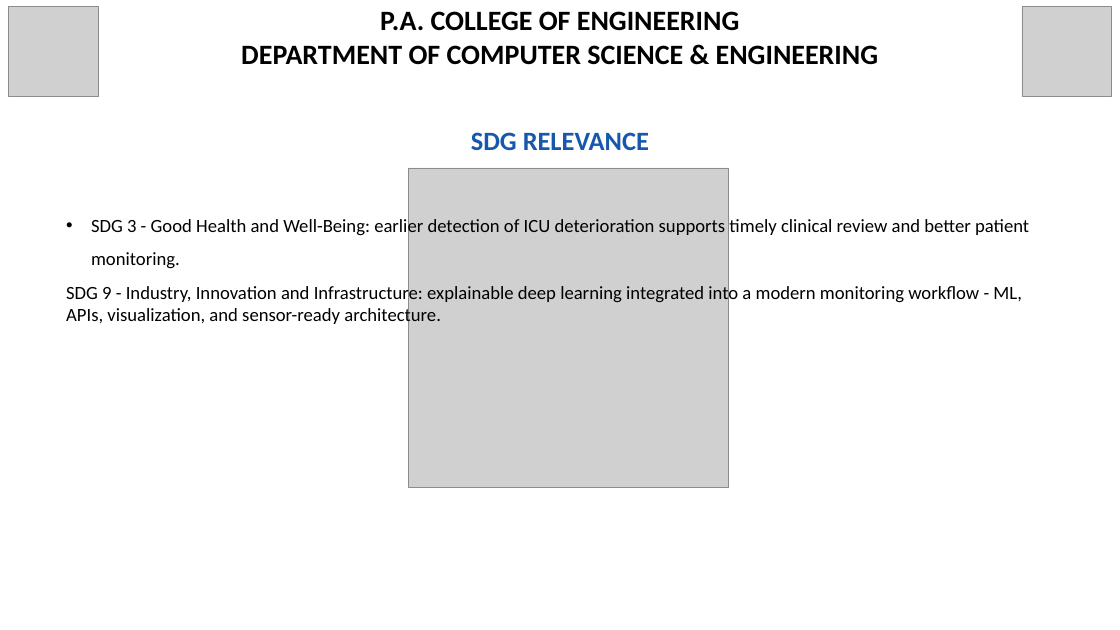
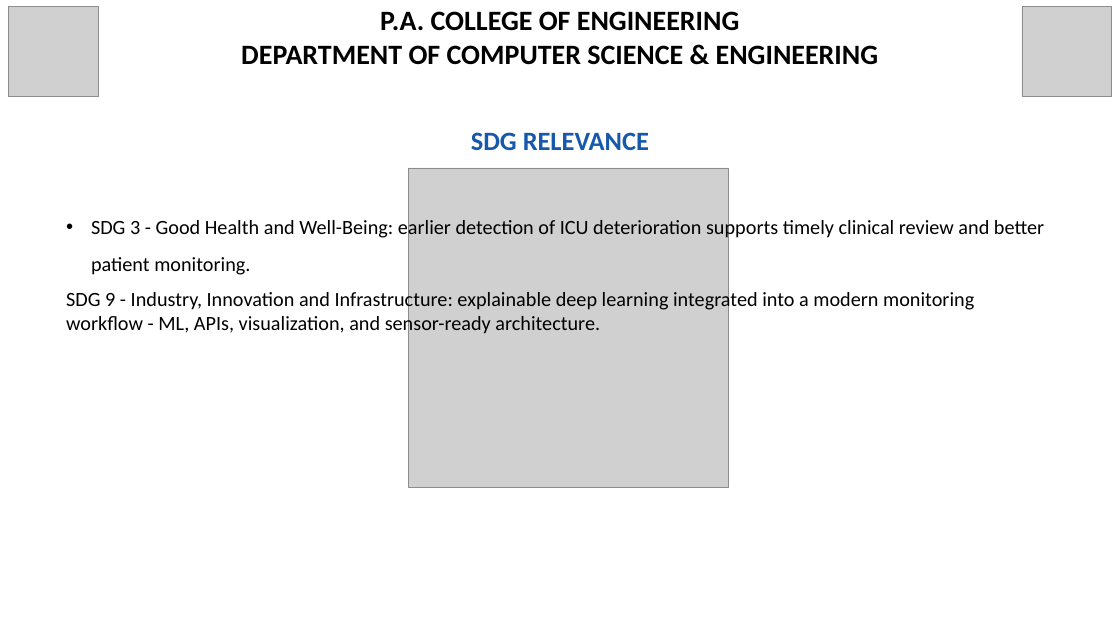
Before and after one commit to Dinaltium/SynCura, a slide deck: slide 12 of ppt/SynCura_Deck_V3_FINAL.pptx. Drawn at 1120x630 pixels with LibreOffice and Linux fonts; fonts in the diff are those of the drawing; grey boxes stand for pictures. Boxes give left, top, right and bottom in pixels: in the first picture for what was removed or moved away, otherwise in the second. Text is boxed around its words. In the diff, an @@ line names an element or a change of style, - is before the commit and + after.

Commit message:
increase content text for projection

```diff
--- a/ppt/SynCura_Deck_V3_FINAL.pptx
+++ b/ppt/SynCura_Deck_V3_FINAL.pptx
@@ text "SDG 3 - Good Health ..." at bbox=[66, 218, 1044, 336]: size 24 to 26 pt @@
```
Also in this commit, not shown: 13 other slides changed.
